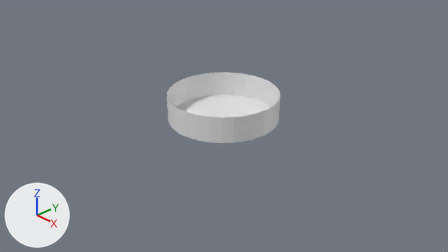
What one commit did to the Blender file Assets/FoodBowl.blend.
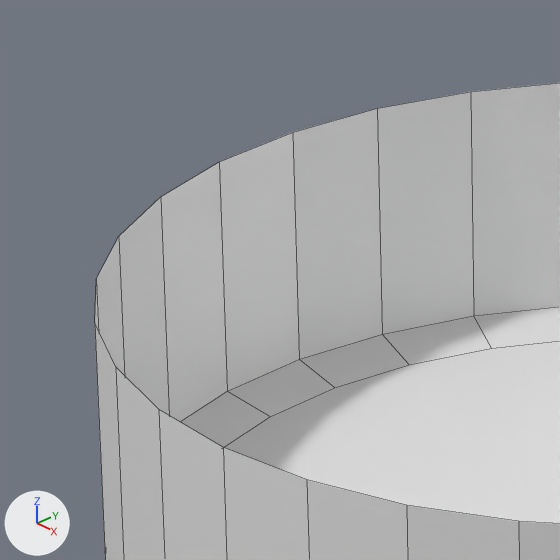
The first picture shows the older version from the file's camera 'Camera'. The close-ups show both versions on the part from 35% to 48% of the width and 25% to 48% of the height of that picture. The axes (+X, +Y, +Z) are drawn at lower left. The lights are the same throughout. The close-ups show mesh edges as thin lines.
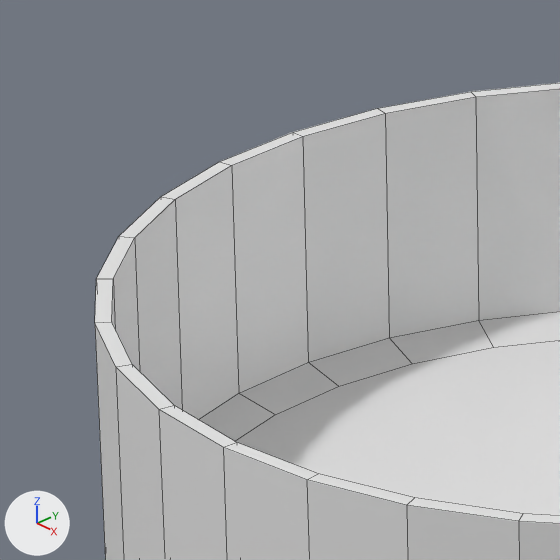
Boxes [x1, y1, x2, y2] around the edits, measured in the close-ups (560 x 560 px):
```json
{"object": "Cylinder", "change": "modifiers changed", "before": [95, 83, 560, 560], "after": [95, 83, 560, 560]}
```

Edits to the scene script, one JSON object a line:
```json
{"op": "add", "block": "ob_cylinder", "code": "_m = ob_cylinder.modifiers.new('Solidify', 'SOLIDIFY')"}
{"op": "add", "block": "ob_cylinder", "code": "_m.thickness = 0.03"}
{"op": "add", "block": "ob_cylinder", "code": "_m.nonmanifold_merge_threshold = 0.0003"}
```
